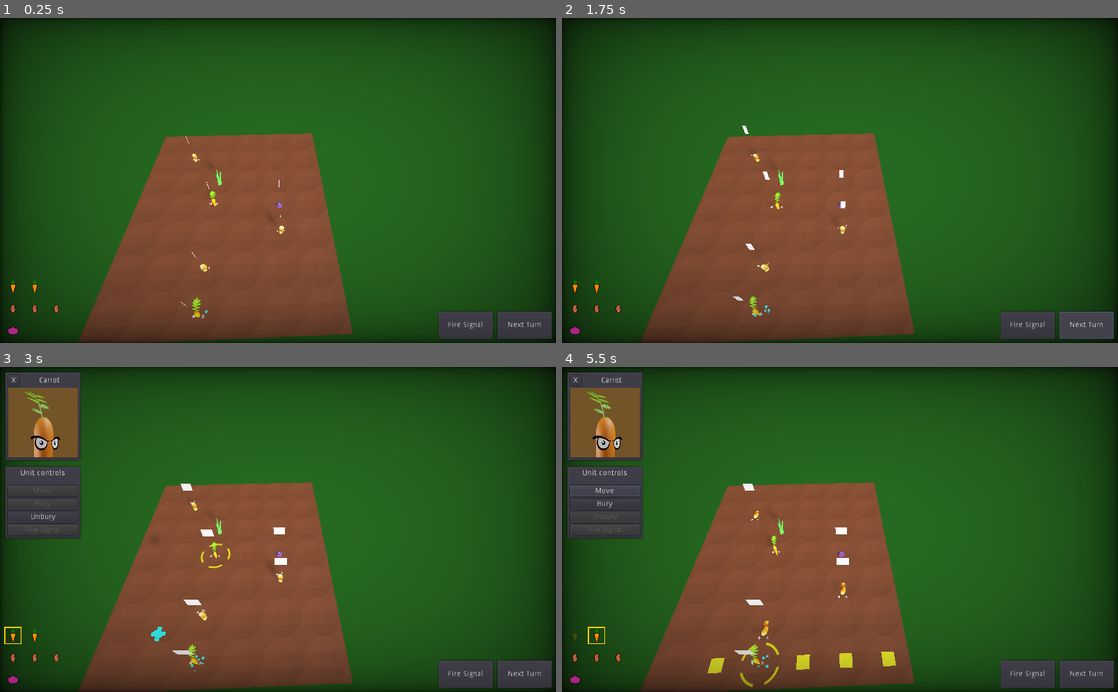
Above: before the commit, frames 1-4 (two rows, left to right).
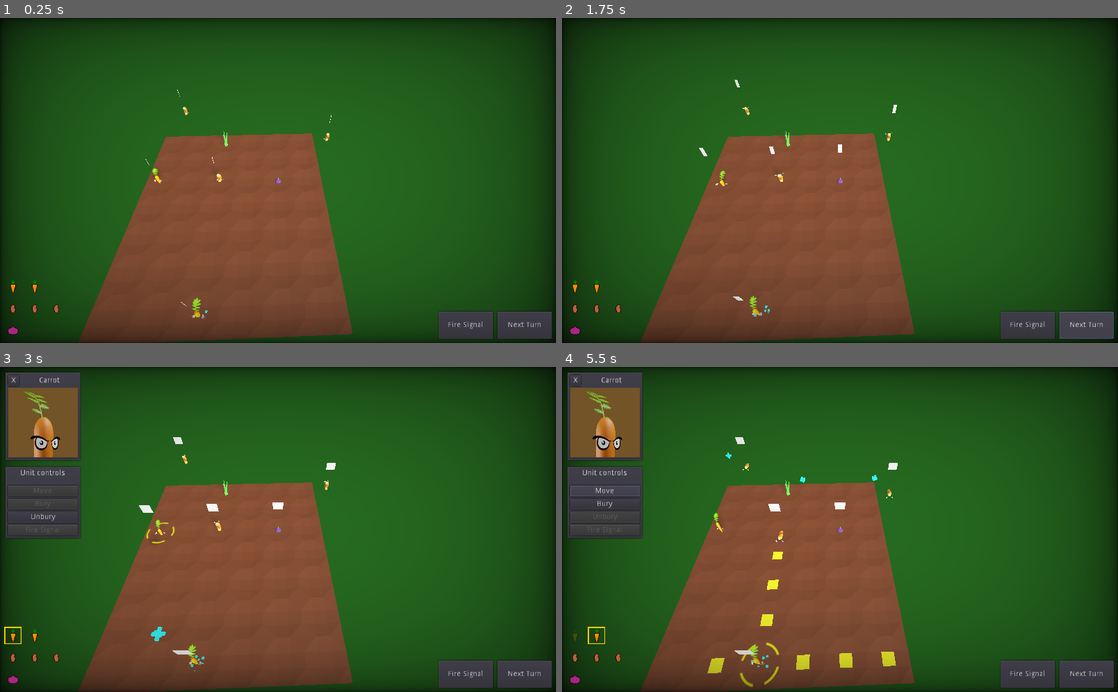
Above: after the commit, the same moments.

Repository: wingedadventurer/gwj-xii
Game: Godot game, scene res://scenes/levels/level_test.tscn
Two runs of this game, one before a commit and one after it. Both use one fixed random seed, a clock stepped at 60 frames per second and the inputs below.
Inputs (mouse positions are in pixels of both pictures, inside the frame that each line leads up to):
- Up to frame 1 (0.25 s): no input
- Up to frame 2 (1.75 s): click "Next Turn" at 0.5 s; click "Next Turn" at 1.25 s
- Up to frame 3 (3 s): click "Fire Signal" at 2 s; click (11, 636) at 2.77 s
- Up to frame 4 (5.5 s): click "Unbury" at 3.5 s; click (595, 636) at 4.27 s; click "Move" at 5 s

The runs differ from the first frame. In frame 1, 0.3% of the frame differs, in the area x 26-60%, y 22-78%; in frame 2, 0.4%; in frame 3, 0.8%; in frame 4, 0.8%, in the area x 27-61%, y 21-84%.

Commit message:
Add potato sfx and signal bounce sfx

Diff:
--- a/godot-project/scenes/levels/level_test.tscn
+++ b/godot-project/scenes/levels/level_test.tscn
@@ -8,7 +8,7 @@
 [ext_resource path="res://scenes/signal_start.tscn" type="PackedScene" id=6]
 [ext_resource path="res://scenes/celery.tscn" type="PackedScene" id=7]
 
-[node name="level" instance=ExtResource( 1 )]
+[node name="level" index="0" instance=ExtResource( 1 )]
 
 [node name="collision_polygon" parent="playable_area" index="0"]
 polygon = PoolVector2Array( -3.44898, -1.43682, 1.44412, -1.43818, 1.39856, 4.39782, -3.46477, 4.42825 )
@@ -141,27 +141,23 @@
 [node name="tile_dirt_18" parent="tiles" index="41" instance=ExtResource( 2 )]
 transform = Transform( 1, 0, 0, 0, 1, 0, 0, 0, 1, -3, 0, 3 )
 
-[node name="units" parent="." index="3"]
-editor/display_folded = true
-
 [node name="unit_carrot" parent="units" index="0" instance=ExtResource( 3 )]
-transform = Transform( 1, 0, 0, 0, 1, 0, 0, 0, 1, -2, 0, 1 )
+transform = Transform( 1, 0, 0, 0, 1, 0, 0, 0, 1, -4, 0, 0 )
 
 [node name="unit_carrot_2" parent="units" index="1" instance=ExtResource( 3 )]
 transform = Transform( 1, 0, 0, 0, 1, 0, 0, 0, 1, -2, 0, 4 )
 buried = false
 
 [node name="unit_potato" parent="units" index="2" instance=ExtResource( 4 )]
-transform = Transform( 1, 0, 0, 0, 1, 0, 0, 0, 1, 0, 0, 2 )
+transform = Transform( 1, 0, 0, 0, 1, 0, 0, 0, 1, 2, 0, -2 )
 
 [node name="unit_potato_2" parent="units" index="3" instance=ExtResource( 4 )]
-transform = Transform( 1, 0, 0, 0, 1, 0, 0, 0, 1, -3, 0, -1 )
+transform = Transform( 1, 0, 0, 0, 1, 0, 0, 0, 1, -4, 0, -4 )
 
 [node name="unit_potato_3" parent="units" index="4" instance=ExtResource( 4 )]
-transform = Transform( 1, 0, 0, 0, 1, 0, 0, 0, 1, -2, 0, 3 )
+transform = Transform( 1, 0, 0, 0, 1, 0, 0, 0, 1, -2, 0, 0 )
 
 [node name="unit_onion" parent="units" index="5" instance=ExtResource( 5 )]
-transform = Transform( 1, 0, 0, 0, 1, 0, 0, 0, 1, 0, 0, 1 )
 
 [node name="lights" parent="." index="4"]
 editor/display_folded = true
@@ -177,6 +173,6 @@
 transform = Transform( 1, 0, 0, 0, 1, 0, 0, 0, 1, -2, 0, 4 )
 
 [node name="celery" parent="." index="7" instance=ExtResource( 7 )]
-transform = Transform( 1, 0, 0, 0, 1, 0, 0, 0, 1, -2, 0, 0 )
+transform = Transform( 1, 0, 0, 0, 1, 0, 0, 0, 1, -2, 0, -2 )
 
 [editable path="playable_area"]
--- a/godot-project/scenes/unit.tscn
+++ b/godot-project/scenes/unit.tscn
@@ -7,7 +7,8 @@
 [ext_resource path="res://audio/sfx/unit/unit_bury.wav" type="AudioStream" id=5]
 [ext_resource path="res://audio/sfx/unit/unit_move.wav" type="AudioStream" id=6]
 [ext_resource path="res://audio/sfx/unit/unit_unbury.wav" type="AudioStream" id=7]
-[ext_resource path="res://scenes/action_indicator.tscn" type="PackedScene" id=8]
+[ext_resource path="res://audio/sfx/signal/signal_bounce.wav" type="AudioStream" id=8]
+[ext_resource path="res://scenes/action_indicator.tscn" type="PackedScene" id=9]
 
 [sub_resource type="BoxShape" id=1]
 extents = Vector3( 0.2, 0.1, 0.2 )
@@ -34,6 +35,7 @@
 shape = SubResource( 1 )
 
 [node name="signal_receive_area" type="Area" parent="."]
+editor/display_folded = true
 transform = Transform( 1, 0, 0, 0, 1, 0, 0, 0, 1, 0, 0.25, 0 )
 collision_layer = 0
 collision_mask = 4
@@ -72,6 +74,12 @@
 unit_size = 3.0
 bus = "SFX"
 
+[node name="sfx_signal_bounce" type="AudioStreamPlayer3D" parent="."]
+visible = false
+stream = ExtResource( 8 )
+unit_size = 3.0
+bus = "SFX"
+
 [node name="move_positions" type="Spatial" parent="."]
 __meta__ = {
 "_edit_lock_": true
--- a/godot-project/scenes/units/unit_potato.tscn
+++ b/godot-project/scenes/units/unit_potato.tscn
@@ -1,10 +1,12 @@
-[gd_scene load_steps=6 format=2]
+[gd_scene load_steps=8 format=2]
 
 [ext_resource path="res://scenes/unit.tscn" type="PackedScene" id=1]
 [ext_resource path="res://scripts/units/unit_potato.gd" type="Script" id=2]
-[ext_resource path="res://scenes/unit_move_arrow.tscn" type="PackedScene" id=3]
-[ext_resource path="res://models/units/potato.tscn" type="PackedScene" id=4]
-[ext_resource path="res://scenes/signal_launcher.tscn" type="PackedScene" id=5]
+[ext_resource path="res://audio/sfx/unit/potato/potato_bury.wav" type="AudioStream" id=3]
+[ext_resource path="res://audio/sfx/unit/potato/potato_move.wav" type="AudioStream" id=4]
+[ext_resource path="res://scenes/unit_move_arrow.tscn" type="PackedScene" id=5]
+[ext_resource path="res://models/units/potato.tscn" type="PackedScene" id=6]
+[ext_resource path="res://scenes/signal_launcher.tscn" type="PackedScene" id=7]
 
 [node name="unit_potato" index="0" groups=[
 "potato",
@@ -12,50 +14,50 @@
 script = ExtResource( 2 )
 
 [node name="sfx_bury" parent="." index="4"]
-stream = null
+stream = ExtResource( 3 )
 
 [node name="sfx_move" parent="." index="5"]
-stream = null
+stream = ExtResource( 4 )
 
 [node name="sfx_unbury" parent="." index="6"]
 stream = null
 
-[node name="move_positions" parent="." index="7"]
+[node name="move_positions" parent="." index="8"]
 editor/display_folded = true
 
-[node name="unit_move_arrow" parent="move_positions" index="0" instance=ExtResource( 3 )]
+[node name="unit_move_arrow" parent="move_positions" index="0" instance=ExtResource( 5 )]
 transform = Transform( 1, 0, 0, 0, 1, 0, 0, 0, 1, 1, 0, 0 )
 visible = false
 
-[node name="unit_move_arrow_2" parent="move_positions" index="1" instance=ExtResource( 3 )]
+[node name="unit_move_arrow_2" parent="move_positions" index="1" instance=ExtResource( 5 )]
 transform = Transform( 1, 0, 0, 0, 1, 0, 0, 0, 1, -1, 0, 0 )
 visible = false
 
-[node name="unit_move_arrow_3" parent="move_positions" index="2" instance=ExtResource( 3 )]
+[node name="unit_move_arrow_3" parent="move_positions" index="2" instance=ExtResource( 5 )]
 transform = Transform( 1, 0, 0, 0, 1, 0, 0, 0, 1, 0, 0, 1 )
 visible = false
 
-[node name="unit_move_arrow_4" parent="move_positions" index="3" instance=ExtResource( 3 )]
+[node name="unit_move_arrow_4" parent="move_positions" index="3" instance=ExtResource( 5 )]
 transform = Transform( 1, 0, 0, 0, 1, 0, 0, 0, 1, 0, 0, -1 )
 visible = false
 
-[node name="model" parent="." index="9" instance=ExtResource( 4 )]
+[node name="model" parent="." index="9" instance=ExtResource( 6 )]
 transform = Transform( 0.2, 0, 0, 0, 0.2, 0, 0, 0, 0.2, 0, 0, 0 )
 
-[node name="signal_launchers" parent="." index="11"]
+[node name="signal_launchers" parent="." index="12"]
 editor/display_folded = true
 
-[node name="signal_launcher" parent="signal_launchers" index="0" instance=ExtResource( 5 )]
+[node name="signal_launcher" parent="signal_launchers" index="0" instance=ExtResource( 7 )]
 transform = Transform( 1, 0, 0, 0, 0.173648, -0.984808, 0, 0.984808, 0.173648, 0, 0.2, 0 )
 visible = false
 velocity = 4.2
 
-[node name="signal_launcher_2" parent="signal_launchers" index="1" instance=ExtResource( 5 )]
+[node name="signal_launcher_2" parent="signal_launchers" index="1" instance=ExtResource( 7 )]
 transform = Transform( -4.37114e-008, -0.984808, -0.173648, 0, 0.173648, -0.984808, 1, -4.30473e-008, -7.5904e-009, 0, 0.2, 0 )
 visible = false
 velocity = 4.2
 
-[node name="signal_launcher_3" parent="signal_launchers" index="2" instance=ExtResource( 5 )]
+[node name="signal_launcher_3" parent="signal_launchers" index="2" instance=ExtResource( 7 )]
 transform = Transform( -4.37114e-008, 0.984808, 0.173648, 0, 0.173648, -0.984808, -1, -4.30473e-008, -7.5904e-009, 0, 0.2, 0 )
 visible = false
 velocity = 4.2
--- a/godot-project/scripts/ui/unit_icon.gd
+++ b/godot-project/scripts/ui/unit_icon.gd
@@ -24,8 +24,6 @@
 	else:
 		self_modulate.a = 1.0
 
-	print("updated!")
-
 func _on_unit_icon_pressed() -> void:
 	if not unit: return
 	if unit.action_done: return
--- a/godot-project/scripts/unit.gd
+++ b/godot-project/scripts/unit.gd
@@ -159,6 +159,7 @@
 func launch_signals() -> void:
 	for signal_launcher in $signal_launchers.get_children():
 		signal_launcher.launch_signal()
+	$sfx_signal_bounce.play()
 
 func _on_signal_receive_area_body_entered(body):
 	if not signals_launched:
Not shown, added: godot-project/audio/sfx/signal/signal_bounce.wav.import
Not shown, added: godot-project/audio/sfx/unit/potato/potato_bury.wav.import
Not shown, added: godot-project/audio/sfx/unit/potato/potato_move.wav.import
Not shown: 2 places in godot-project/scenes/unit.tscn that only renumber resources
Not shown, added: godot-project/audio/sfx/signal/signal_bounce.wav
Not shown, added: godot-project/audio/sfx/unit/potato/potato_bury.wav
Not shown, added: godot-project/audio/sfx/unit/potato/potato_move.wav
